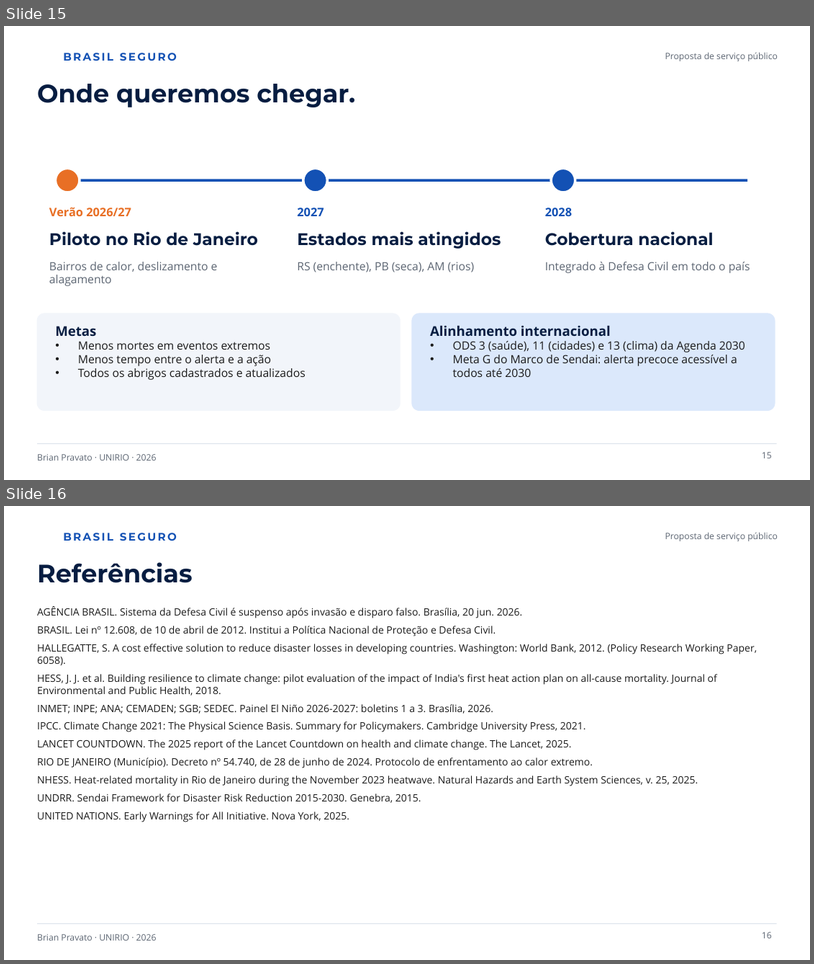
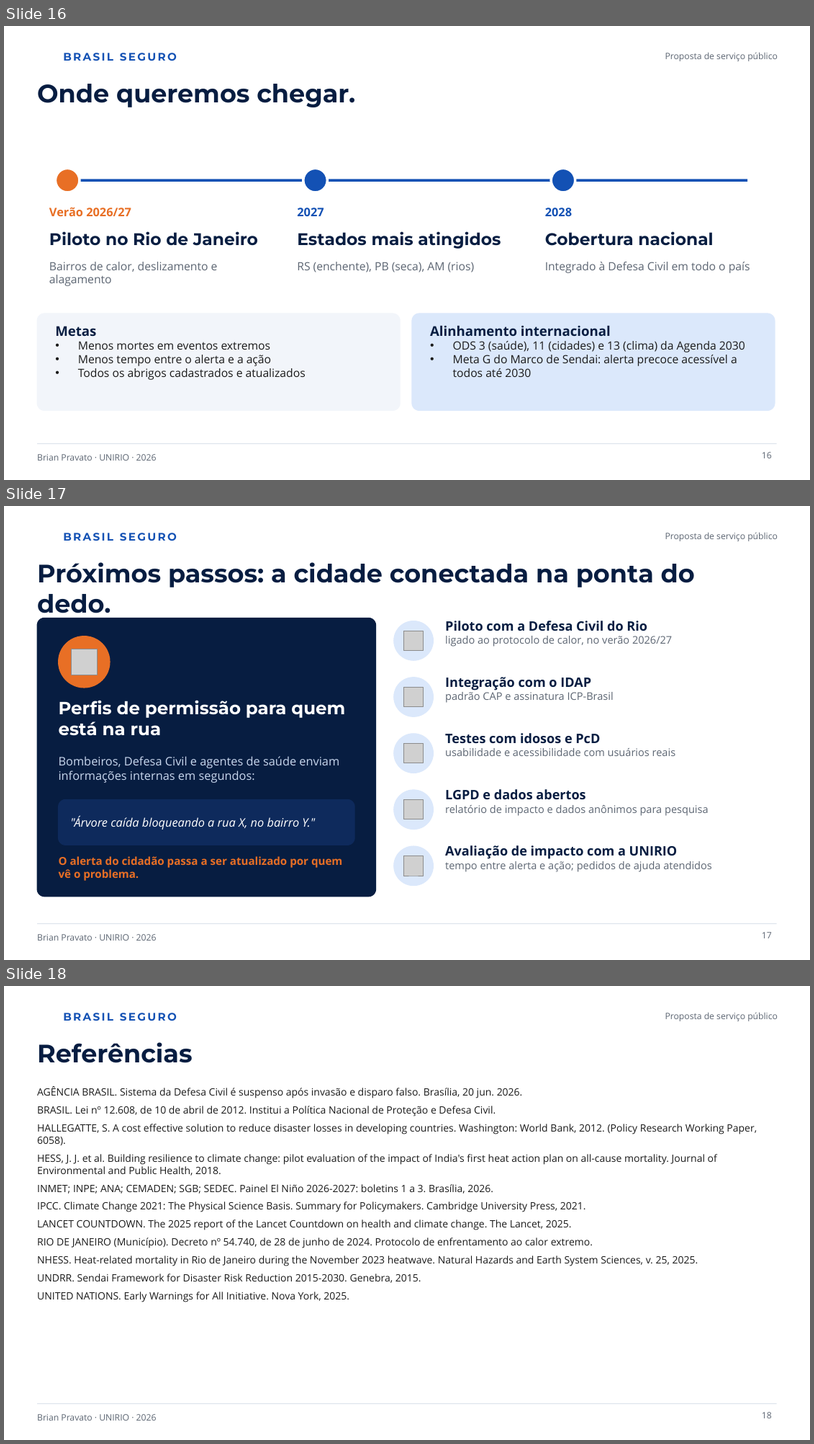
Before and after one commit to kbrianps/brasil-seguro, a slide deck: brasil-seguro.pptx. Shown one above the other, each under a label of ours: slides 15 and 16 before the commit, slides 16, 17 and 18 after it. The pictures are 814x964 and 814x1444 pixels, drawn with LibreOffice and Linux fonts; fonts in the diff are those of the drawing; grey boxes stand for pictures; background and template pictures are left out. Boxes give left, top, right and bottom in pixels: in the first picture for what was removed or moved away, otherwise in the second. Text is boxed around its words. In the diff, an @@ line names an element or a change of style, - is before the commit and + after.

```diff
--- a/brasil-seguro.pptx
+++ b/brasil-seguro.pptx
@@ slide 17 added at [4,506,810,960], background #FFFFFF; not listed: 4 template elements that a slide beside it also shows @@
@@ title added at [37,562,695,619], 30 pt, text #071D41, bold @@
+Próximos passos: a cidade conectada na ponta do dedo.
@@ rounded rectangle added at [37,618,376,896], fill #071D41, outline #071D41 1 pt @@
@@ ellipse added at [394,621,434,660], fill #DBE8FB, outline #DBE8FB 1 pt @@
@@ picture added at [404,631,424,651] @@
@@ text added at [445,620,672,646], 12.5 pt, text #5D6673 @@
+Piloto com a Defesa Civil do Rio
+ligado ao protocolo de calor, no verão 2026/27
@@ ellipse added at [59,636,110,687], fill #E86F25, outline #E86F25 1 pt @@
@@ picture added at [71,649,97,674] @@
@@ ellipse added at [394,677,434,716], fill #DBE8FB, outline #DBE8FB 1 pt @@
@@ text added at [445,677,614,703], 12.5 pt, text #5D6673 @@
+Integração com o IDAP
+padrão CAP e assinatura ICP-Brasil
@@ text added at [59,700,345,736], 21 pt, text #FFFFFF, bold @@
+Perfis de permissão para quem está na rua
@@ picture added at [404,687,424,707] @@
@@ ellipse added at [394,734,434,773], fill #DBE8FB, outline #DBE8FB 1 pt @@
@@ picture added at [404,743,424,763] @@
@@ text added at [445,733,676,756], 12.5 pt, text #5D6673 @@
+Testes com idosos e PcD
+usabilidade e acessibilidade com usuários reais
@@ text added at [59,756,340,782], 14 pt, text #C9D7EE @@
+Bombeiros, Defesa Civil e agentes de saúde enviam informações internas em segundos:
@@ rounded rectangle added at [59,800,355,845], fill #0E2A5C, outline #0E2A5C 1 pt @@
@@ ellipse added at [394,790,434,829], fill #DBE8FB, outline #DBE8FB 1 pt @@
@@ picture added at [404,800,424,819] @@
@@ text added at [445,789,709,816], 12.5 pt, text #5D6673 @@
+LGPD e dados abertos
+relatório de impacto e dados anônimos para pesquisa
@@ text added at [70,816,315,829], 14 pt, text #FFFFFF, italic @@
+"Árvore caída bloqueando a rua X, no bairro Y."
@@ ellipse added at [394,846,434,885], fill #DBE8FB, outline #DBE8FB 1 pt @@
@@ text added at [445,845,712,872], 12.5 pt, text #5D6673 @@
+Avaliação de impacto com a UNIRIO
+tempo entre alerta e ação; pedidos de ajuda atendidos
@@ text added at [59,856,342,880], 13 pt, text #E86F25, bold @@
+O alerta do cidadão passa a ser atualizado por quem vê o problema.
@@ picture added at [404,856,424,875] @@
@@ page number added at [762,932,772,938], 10.5 pt, text #5D6673 @@
+17
@@ what was slide 15 is now slide 16 @@
@@ what was slide 16 is now slide 18 @@
```
Also in this commit, not shown: 8 slides changed, 1 other slide added, 3 other files.
